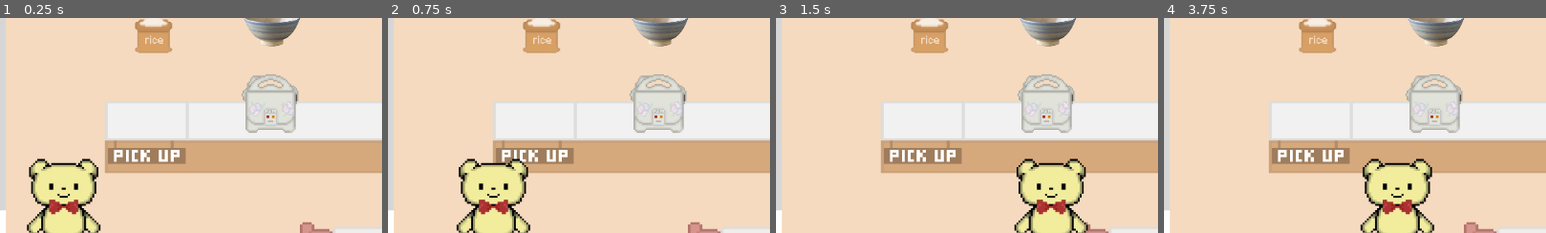
Above: before the commit, frames 1-4 (left to right).
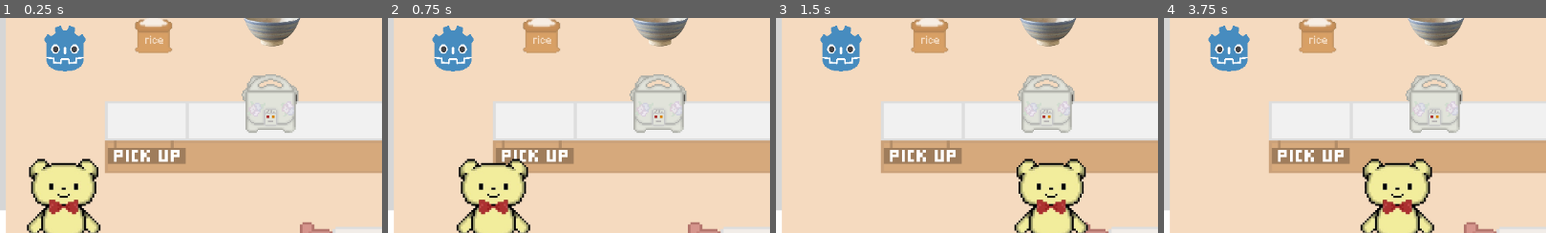
Above: after the commit, the same moments.

Repository: rxsiebearr/Cooking-with-Pao-Pao
Game: Godot game, scene res://store_#1.tscn
Same seed, same stepped clock (60 frames per second), same inputs: the game is played once before the commit and once after it. This scene is started directly instead of the project's main scene.
Inputs (mouse positions are % of the whole screen's width and height, from its top left):
- Up to frame 1 (0.25 s): no input
- Up to frame 2 (0.75 s): tap Enter (ui_accept) at 0.5 s; move the mouse to (72, 45) at 0.52 s; hold D (move_right) from 0.53 s (still down); hold E (interact) from 0.53 s (still down); click (72, 45) at 0.67 s
- Up to frame 3 (1.5 s): tap Enter (ui_accept) at 0.77 s; release D (move_right) at 1.25 s; release E (interact) at 1.25 s; drag from (30, 55) to (36, 89) at 1.27 s
- Up to frame 4 (3.75 s): tap Enter (ui_accept) at 2, 2.75, 3.5 s; move the mouse to (60, 28) at 2.02 s; hold D (move_right) 2.03-2.75 s; hold O (ordertest) 2.03-2.75 s; tap E (interact) at 2.3 s; drag from (45, 70) to (20, 43) at 2.77 s; move the mouse to (80, 65) at 3.52 s; hold A (move_left) from 3.53 s (still down); hold E (interact) from 3.53 s (still down)
The pictures show only the part of the screen within x 0-50%, y 40-90%; the shares and areas given below are measured in that part.

The runs differ from the first frame. In frame 1, 1.8% of the frame differs, in the area x 11-23%, y 3-25%; in frame 2, 1.8%; in frame 3, 1.8%; in frame 4, 1.8%.

Commit message:
Fridge work no sprites though

Diff:
--- a/cooking-with-pao-pao/Global.gd
+++ b/cooking-with-pao-pao/Global.gd
@@ -2,6 +2,7 @@
 
 var money = 0
 var orders = 0
+var rice_count = 1
 
 func _process(delta: float) -> void:
 	if orders < 0:
--- /dev/null
+++ b/cooking-with-pao-pao/fridge.gd
@@ -0,0 +1 @@
+extends Area2D
--- /dev/null
+++ b/cooking-with-pao-pao/fridge.tscn
@@ -0,0 +1,20 @@
+[gd_scene load_steps=4 format=3 uid="uid://cytsxrwf5vm4h"]
+
+[ext_resource type="Script" uid="uid://bn6tdh8v7x3w3" path="res://fridge.gd" id="1_085p4"]
+[ext_resource type="Texture2D" uid="uid://j8b453pmaln8" path="res://Placeholder images/Godot_icon.svg.png" id="1_ypa8n"]
+
+[sub_resource type="RectangleShape2D" id="RectangleShape2D_085p4"]
+size = Vector2(97, 95)
+
+[node name="Fridge" type="Area2D"]
+position = Vector2(269, -11)
+script = ExtResource("1_085p4")
+
+[node name="CollisionShape2D" type="CollisionShape2D" parent="."]
+position = Vector2(139, 160)
+shape = SubResource("RectangleShape2D_085p4")
+
+[node name="Sprite2D" type="Sprite2D" parent="."]
+position = Vector2(144, 165)
+scale = Vector2(0.0339355, 0.0393066)
+texture = ExtResource("1_ypa8n")
--- a/cooking-with-pao-pao/player.gd
+++ b/cooking-with-pao-pao/player.gd
@@ -21,10 +21,10 @@
 var items_in_range: Array = []
 var held_item_name: String = ""
 var item_scale: Vector2
+var near_fridge: bool = false
 
 func _ready():
 	item_sprite.hide()
-
 
 func _physics_process(delta: float) -> void:
 	var direction := Input.get_vector("move_left", "move_right", "move_up", "move_down")
@@ -95,6 +95,13 @@
 			carrying_item = false
 			cook_timer.start()
 
+		elif near_fridge and Global.rice_count > 0:
+			Global.rice_count -= 1
+			held_item_name = "Rice"
+			item_sprite.texture = load("res://rice.png")
+			item_sprite.show()
+			carrying_item = true
+
 		if event.is_action_pressed("interact"):
 			if carrying_item && held_item_name == "CookedRice" && done && Global.orders > 0:
 				Global.money += 1
@@ -128,3 +135,11 @@
 func _on_turn_in_body_exited(body: Node2D) -> void:
 	if body is Player:
 			done = false
+
+func _on_fridge_body_entered(body: Node2D) -> void:
+	if body == self:
+		near_fridge = true
+
+func _on_fridge_body_exited(body: Node2D) -> void:
+	if body == self:
+		near_fridge = false
--- a/cooking-with-pao-pao/project.godot
+++ b/cooking-with-pao-pao/project.godot
@@ -12,7 +12,7 @@
 
 config/name="Cooking with Pao Pao"
 run/main_scene="res://character_selection.tscn"
-config/features=PackedStringArray("4.3", "Forward Plus")
+config/features=PackedStringArray("4.4", "Forward Plus")
 config/icon="res://icon.svg"
 
 [autoload]
--- a/cooking-with-pao-pao/store_#1.tscn
+++ b/cooking-with-pao-pao/store_#1.tscn
@@ -1,18 +1,19 @@
-[gd_scene load_steps=23 format=3 uid="uid://dgssr5d1ur6yb"]
+[gd_scene load_steps=24 format=3 uid="uid://dgssr5d1ur6yb"]
 
 [ext_resource type="Texture2D" uid="uid://yt7c48s5m2mv" path="res://store_1_updated.png" id="1_2cf8m"]
 [ext_resource type="PackedScene" uid="uid://bg4dwifdn28oi" path="res://order_ticket.tscn" id="1_ceqsw"]
-[ext_resource type="Script" path="res://rice_cooker_area.gd" id="1_eqtje"]
+[ext_resource type="Script" uid="uid://k24ljtr5uavh" path="res://rice_cooker_area.gd" id="1_eqtje"]
 [ext_resource type="PackedScene" uid="uid://bim1vfyr0jrkh" path="res://bear_bear.tscn" id="1_qnkjh"]
 [ext_resource type="Texture2D" uid="uid://da0c8pboj1qp2" path="res://rice cooker closed.png" id="1_trkgk"]
 [ext_resource type="Texture2D" uid="uid://cpvp4dd13yxkg" path="res://rice cooker opened.png" id="3_03rmw"]
-[ext_resource type="PackedScene" uid="uid://dbebqrldaejj1" path="res://item_drop.tscn" id="4_54ox5"]
-[ext_resource type="Script" path="res://timer_bar.gd" id="4_bx3hj"]
+[ext_resource type="PackedScene" uid="uid://d2bhvgsu0tvmv" path="res://item_drop.tscn" id="4_54ox5"]
+[ext_resource type="Script" uid="uid://bvfe6mrc200l7" path="res://timer_bar.gd" id="4_bx3hj"]
 [ext_resource type="Texture2D" uid="uid://bpi4kf2ifi2lf" path="res://rice cooker rice.png" id="4_o5lyj"]
 [ext_resource type="Texture2D" uid="uid://dgliqp2453eny" path="res://rice.png" id="5_2wqnh"]
 [ext_resource type="Texture2D" uid="uid://cstx0wlpvval6" path="res://rice cooked.png" id="5_atcon"]
 [ext_resource type="Texture2D" uid="uid://br5fws046u57o" path="res://rice_burnt.png" id="6_58c1d"]
 [ext_resource type="Texture2D" uid="uid://b72t1sumvrkmo" path="res://rice_bowl-removebg-preview.png" id="10_p8wo6"]
+[ext_resource type="PackedScene" uid="uid://cytsxrwf5vm4h" path="res://fridge.tscn" id="14_f21rd"]
 
 [sub_resource type="RectangleShape2D" id="RectangleShape2D_ceqsw"]
 size = Vector2(158, 129)
@@ -112,12 +113,12 @@
 
 [sub_resource type="AnimationLibrary" id="AnimationLibrary_awojr"]
 _data = {
-"RESET": SubResource("Animation_fc1kx"),
-"rice_burnt": SubResource("Animation_u4e23"),
-"rice_closed": SubResource("Animation_r5jaw"),
-"rice_cooked": SubResource("Animation_2mmfs"),
-"rice_open": SubResource("Animation_0ecwc"),
-"rice_rice": SubResource("Animation_ecuik")
+&"RESET": SubResource("Animation_fc1kx"),
+&"rice_burnt": SubResource("Animation_u4e23"),
+&"rice_closed": SubResource("Animation_r5jaw"),
+&"rice_cooked": SubResource("Animation_2mmfs"),
+&"rice_open": SubResource("Animation_0ecwc"),
+&"rice_rice": SubResource("Animation_ecuik")
 }
 
 [node name="Store #1" type="Node2D"]
@@ -160,7 +161,7 @@
 
 [node name="AnimationPlayer" type="AnimationPlayer" parent="RiceCookerArea"]
 libraries = {
-"": SubResource("AnimationLibrary_awojr")
+&"": SubResource("AnimationLibrary_awojr")
 }
 
 [node name="TimerBar" type="Line2D" parent="RiceCookerArea"]
@@ -202,6 +203,9 @@
 
 [node name="CollisionPolygon2D2" type="CollisionPolygon2D" parent="Barriers"]
 polygon = PackedVector2Array(0, 0, 0, 120, 1040, 120, 1040, 560, 448, 560, 448, 640, 8, 640, 8, 120, 0, 120, 0, 648, 1152, 648, 1152, 0)
+
+[node name="Fridge" parent="." instance=ExtResource("14_f21rd")]
+position = Vector2(-46, 137)
 
 [connection signal="body_entered" from="TurnIn" to="Bear Bear" method="_on_turn_in_body_entered"]
 [connection signal="body_exited" from="TurnIn" to="Bear Bear" method="_on_turn_in_body_exited"]
@@ -211,3 +215,5 @@
 [connection signal="is_cooked" from="RiceCookerArea/TimerBar" to="RiceCookerArea" method="_on_timer_bar_is_cooked"]
 [connection signal="timeout" from="RiceCookerArea/TimerBar/CookTimer" to="RiceCookerArea/TimerBar" method="_on_timer_timeout"]
 [connection signal="timeout" from="RiceCookerArea/TimerBar/BurntTimer" to="RiceCookerArea/TimerBar" method="_on_burnt_timer_timeout"]
+[connection signal="body_entered" from="Fridge" to="Bear Bear" method="_on_fridge_body_entered"]
+[connection signal="body_exited" from="Fridge" to="Bear Bear" method="_on_fridge_body_exited"]
Not shown: 1 places in cooking-with-pao-pao/character_selection.tscn that only renumber resources
Not shown, added: cooking-with-pao-pao/fridge.gd.uid
Not shown: 1 places in cooking-with-pao-pao/game.tscn that only renumber resources
